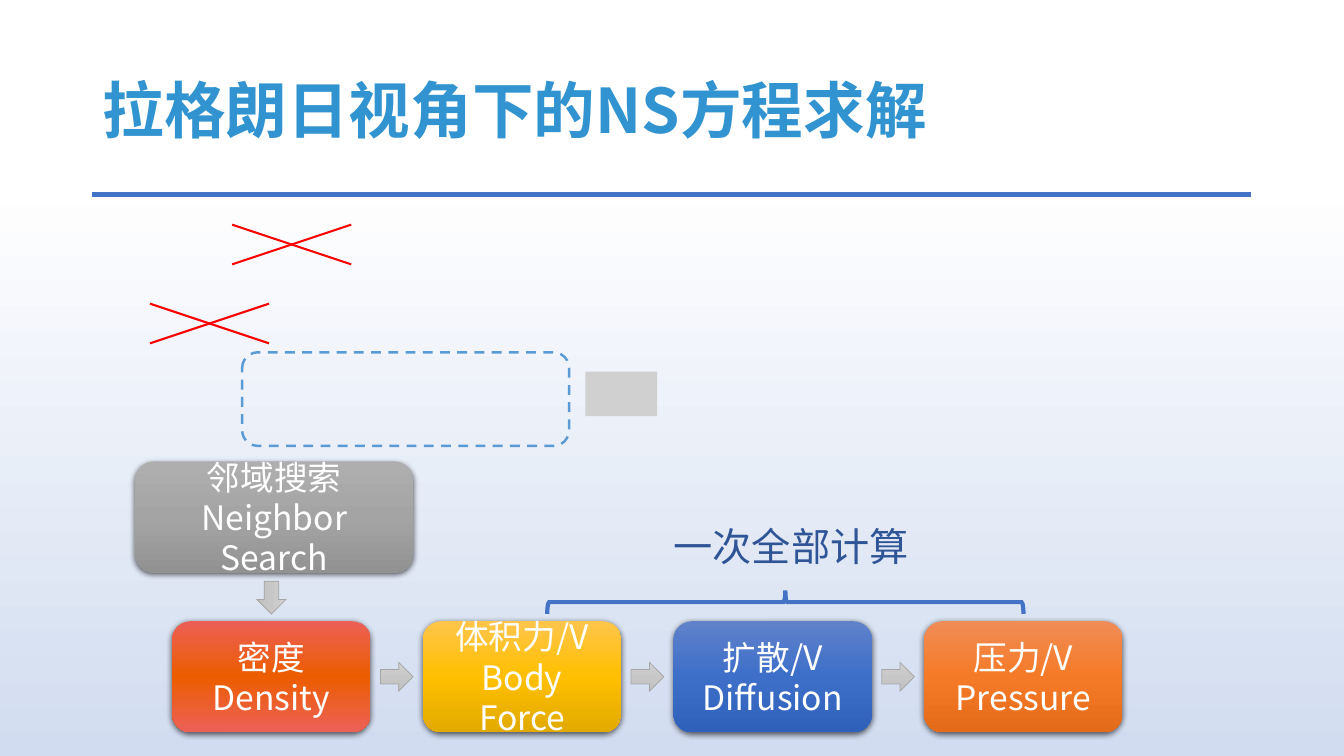
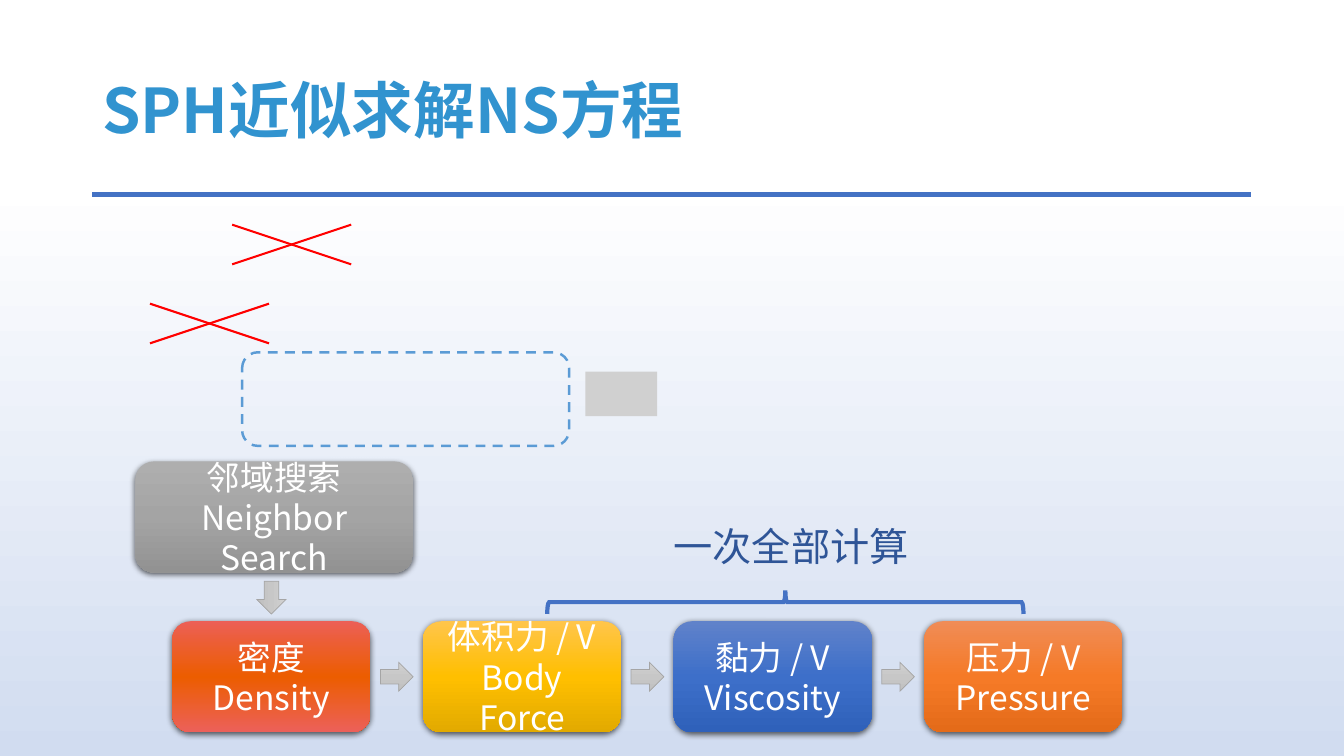
Before and after one commit to answerear/UnityFluid, a slide deck: slide 21 of doc/流体模拟入门分享.pptx (slide 17 before the commit). Drawn at 1344x756 pixels with LibreOffice and Linux fonts; fonts in the diff are those of the drawing; grey boxes stand for pictures. Boxes give left, top, right and bottom in pixels: in the first picture for what was removed or moved away, otherwise in the second. Text is boxed around its words. In the diff, an @@ line names an element or a change of style, - is before the commit and + after.

Commit message:
commit ppt

```diff
--- a/doc/流体模拟入门分享.pptx
+++ b/doc/流体模拟入门分享.pptx
@@ title at (102,80,683,139): text changed @@
-拉格朗日视角下的NS方程求解
+SPH近似求解NS方程
@@ text in rounded rectangle at (448,615,596,659): spaces changed @@
-体积力/V
+体积力 / V
@@ text in rounded rectangle at (705,642,841,718): text changed @@
-扩散/V
-Diffusion
+黏力 / V
+Viscosity
@@ text in rounded rectangle at (966,642,1080,673): spaces changed @@
-压力/V
+压力 / V
```
Also in this commit, not shown: 4 other slides changed, 10 slides added, 2 slides removed.
